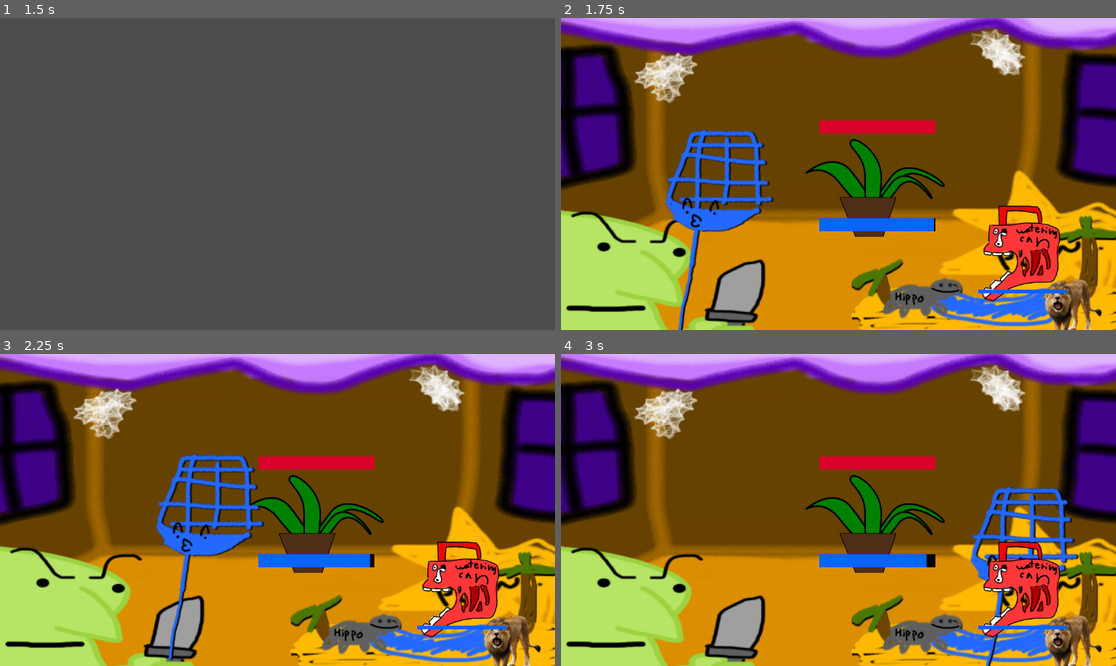
Above: before the commit, frames 1-4 (two rows, left to right).
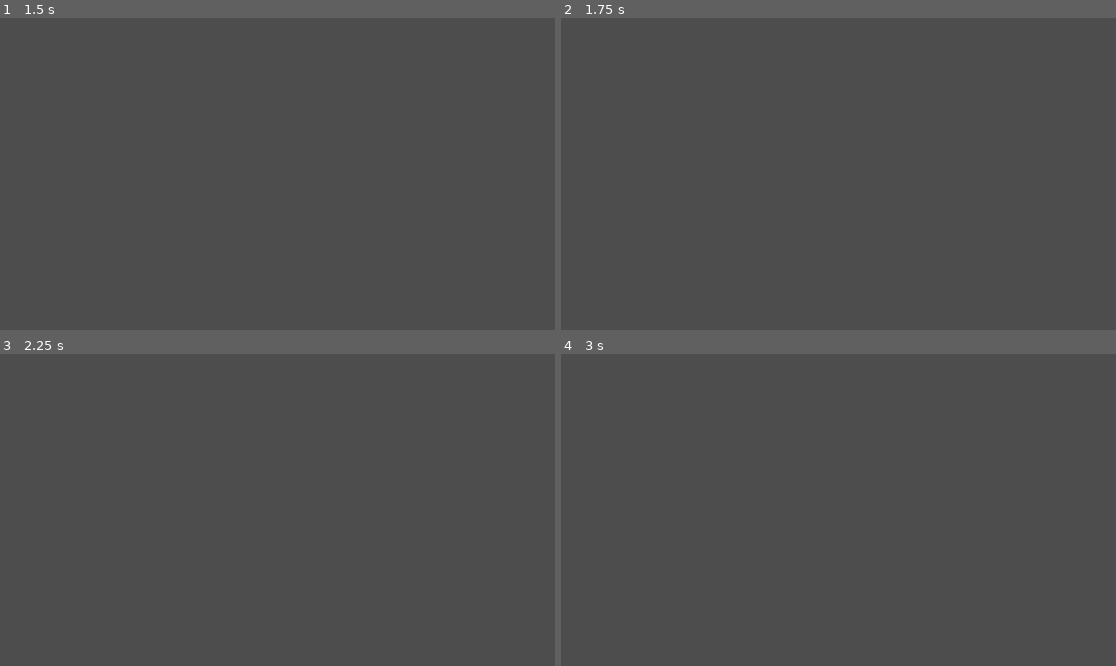
Above: after the commit, the same moments.

Repository: gmuGADIG/King-Fisher
Game: Godot game, scene res://ui/main_menu/main_menu.tscn
The game is run twice, just before and just after one commit, with the same random seed, the same clock (stepped at 60 frames per second) and the same inputs. The engine's default icon, where the game draws it, is replaced by a stand-in: a white triangle on a blue panel in a dark square.
Inputs (mouse positions are in pixels of both pictures, inside the frame that each line leads up to):
- Up to frame 1 (1.5 s): click (99, 202) at 0.5 s; tap Enter (test1) at 1.25 s; move the mouse to (399, 158) at 1.27 s; hold Up (ready_up) from 1.28 s (still down); hold = (add_fish) from 1.28 s (still down); click (399, 158) at 1.42 s
- Up to frame 2 (1.75 s): keep holding Up (ready_up); keep holding = (add_fish); tap Space (jump) at 1.52 s
- Up to frame 3 (2.25 s): release Up (ready_up) at 2 s; release = (add_fish) at 2 s; tap Space (jump) at 2 s; drag from (155, 569) to (310, 534) at 2.02 s
- Up to frame 4 (3 s): tap Enter (test1) at 2.75 s; move the mouse to (1021, 591) at 2.77 s; hold Up (ready_up) from 2.78 s (still down); hold W (catch_fish_main) from 2.78 s (still down); click (1021, 591) at 2.92 s

Frame 1 is identical in both runs. In frame 2, 99% of the frame differs, in the area x 0-100%, y 0-100%; in frame 3, 99%; in frame 4, 99%.

Commit message:
shrink michael

Diff:
--- a/ui/main_menu/main_menu.tscn
+++ b/ui/main_menu/main_menu.tscn
@@ -132,7 +132,7 @@
 anchor_top = 0.29000002
 anchor_right = 0.96500003
 anchor_bottom = 0.809
-offset_left = -499.68005
+offset_left = -223.68005
 offset_top = 0.07998657
 offset_right = 0.3199463
 offset_bottom = 0.26800537
